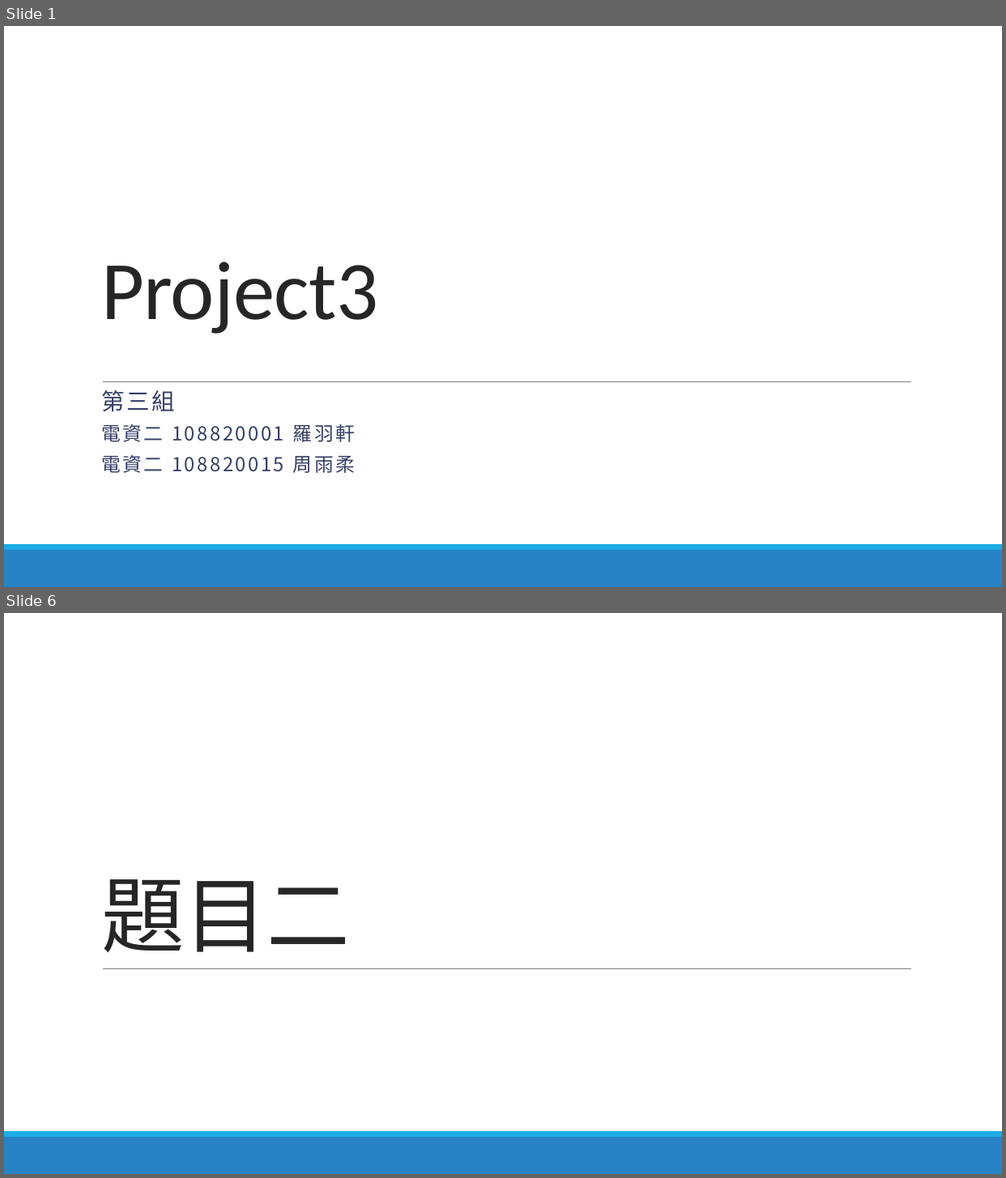
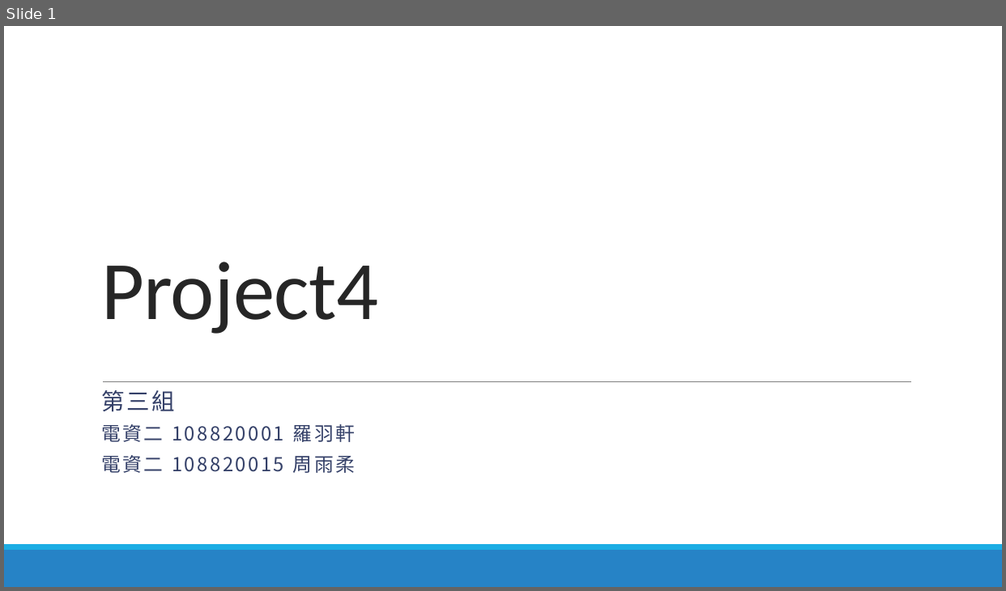
Before and after one commit to lohsuan/Multimedia-Tech, a slide deck: Project4_第三組_小組報告/Project4_第三組_小組報告.pptx. Shown one above the other, each under a label of ours: slides 1 and 6 before the commit, slide 1 after it; the slides between them are not shown. The pictures are 1006x1178 and 1006x591 pixels, drawn with LibreOffice and Linux fonts; fonts in the diff are those of the drawing. Boxes give left, top, right and bottom in pixels: in the first picture for what was removed or moved away, otherwise in the second. Text is boxed around its words. In the diff, an @@ line names an element or a change of style, - is before the commit and + after.

```diff
--- a/Project4_第三組_小組報告/Project4_第三組_小組報告.pptx
+++ b/Project4_第三組_小組報告/Project4_第三組_小組報告.pptx
@@ slide 6 removed at <box>4,613,1002,1174</box>, background #FFFFFF; not listed: 3 template elements that a slide beside it also shows @@
@@ title removed at <box>101,879,350,953</box> @@
-題目二
@@ slide 1 changed as well @@
@@ title at <box>101,262,378,334</box>: text changed @@
-Project3
+Project4
```
Also in this commit, not shown: 1 other slide changed, 3 slides added, 15 other slides removed, 8 other files.
